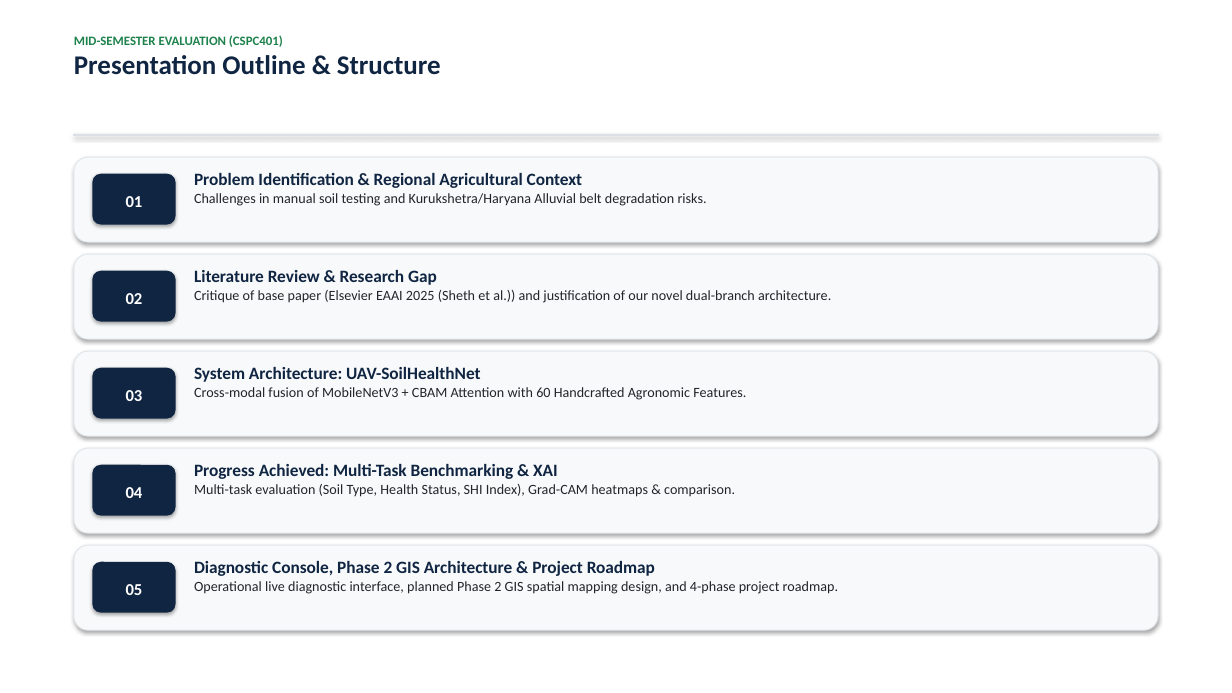
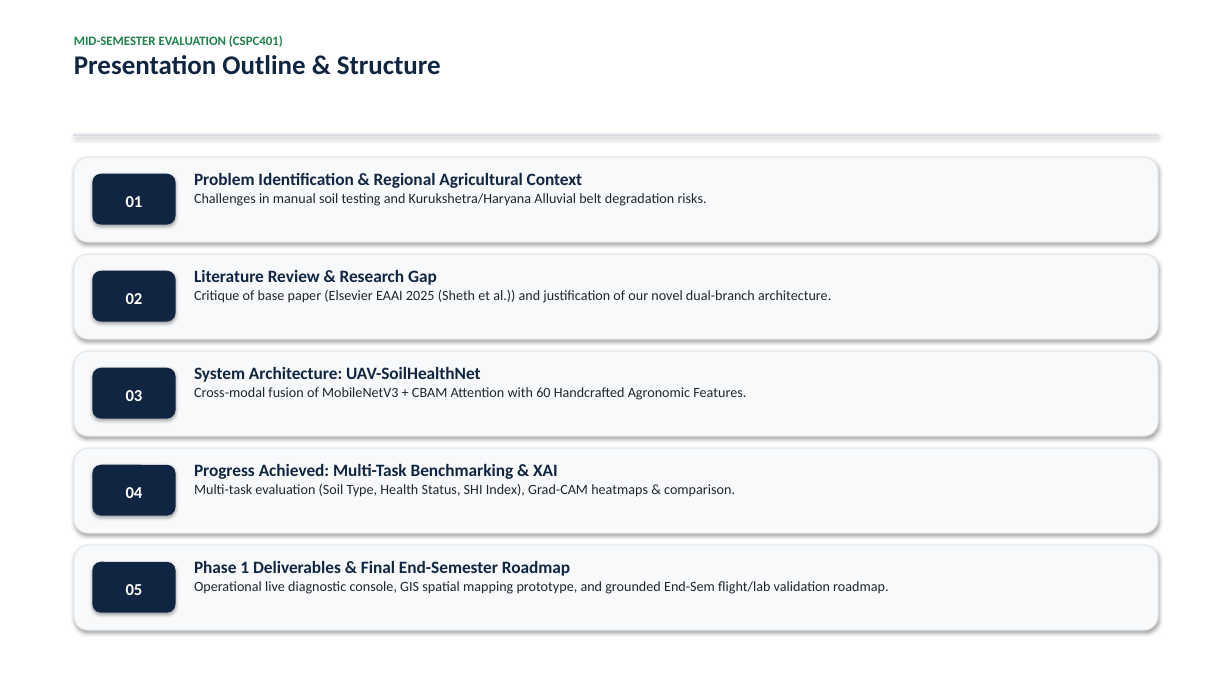
Before and after one commit to Naveen-Beniwal/soil-project1, a slide deck: slide 2 of Mid_Sem_Presentation_CSPC401.pptx. Drawn at 1232x693 pixels with LibreOffice and Linux fonts; fonts in the diff are those of the drawing. Boxes give left, top, right and bottom in pixels: in the first picture for what was removed or moved away, otherwise in the second. Text is boxed around its words. In the diff, an @@ line names an element or a change of style, - is before the commit and + after.

Commit message:
Update presentation and project report: consolidate Phase 2 end-sem roadmap and integrate comparative findings from Elsevier 2025

```diff
--- a/Mid_Sem_Presentation_CSPC401.pptx
+++ b/Mid_Sem_Presentation_CSPC401.pptx
@@ text at [194, 561, 888, 594]: text changed @@
-Diagnostic Console, Phase 2 GIS Architecture & Project Roadmap
-Operational live diagnostic interface, planned Phase 2 GIS spatial mapping design, and 4-phase project roadmap.
+Phase 1 Deliverables & Final End-Semester Roadmap
+Operational live diagnostic console, GIS spatial mapping prototype, and grounded End-Sem flight/lab validation roadmap.
```
Also in this commit, not shown: 3 other slides changed, 1 slide added, 1 slide removed, 3 other files.
